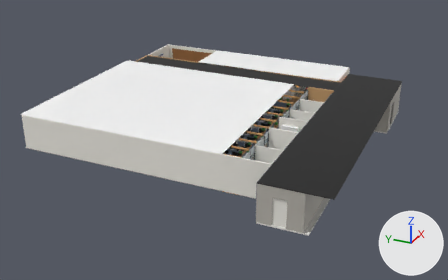
An edit to the glTF model client/public/floor_8f.glb, drawn before and after from the same camera.
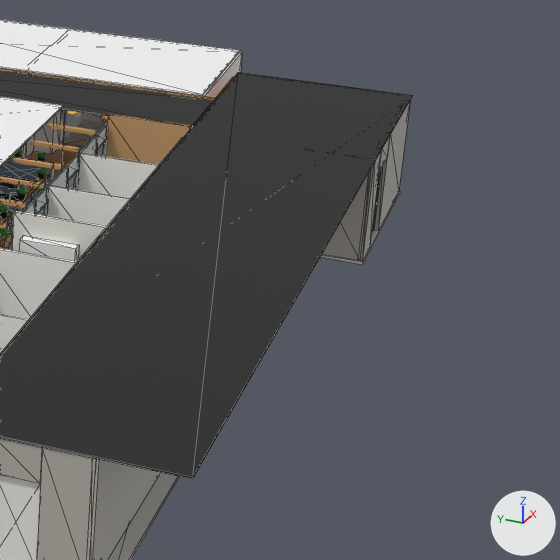
There are two pictures of each version: one whole from a camera (50 mm lens) standing at (-58.36, -21.77, 24.23) and looking at (-8.67, 0.59, -0.61), one close up on the part from 61% to 100% of the width and 18% to 80% of the height. Arrows for +X, +Y and +Z are at lower right; the lights stay in place. The first two pictures are the older version. The close-ups show mesh edges as thin lines. Where no turn or scale is listed for an object, it has been applied to the vertices.

In view in the first close-up: 'Ceiling_Black_Back', 'Ceiling_Hall_BlackGrid', 'Ceiling_Office', 'Ceiling_RestBar', 'Meeting_3_Side_Wall', 'Meeting_4_Side_Wall', 'Meeting_East_End_Wall', 'Passage_East_Wall', 'Passage_West_Wall', 'West_Corr_SouthWall_1', 'West_End_Wall_1', 'West_Ivory_EmergDoor' and 59 more.
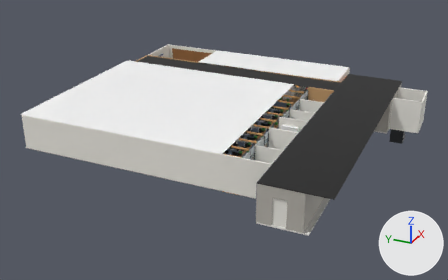
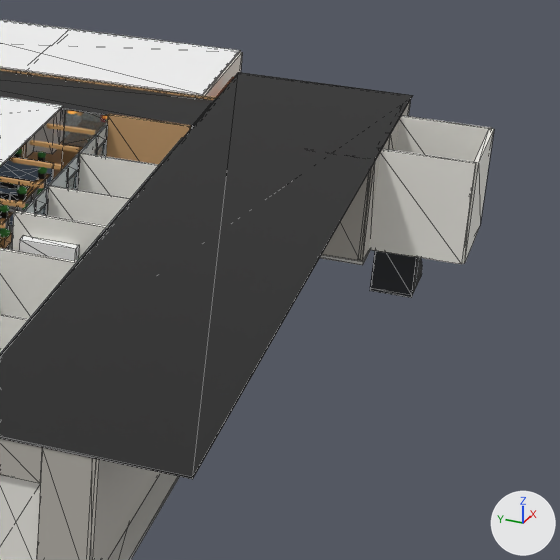
Patch to the scene script:
```diff
--- a/client/public/floor_8f.glb.py
+++ b/client/public/floor_8f.glb.py
@@ me_stair_8f_west_wall @@
+me_stair_8f_west_wall.from_pydata(...)  # a box spanning x -0.08..0.08, y -1.4..1.4, z -1.6..1.6
+me_stair_8f_west_wall.materials.append(mat_panel_ivory)  # white #efede6
@@ me_stair_8f_south_wall @@
+me_stair_8f_south_wall.from_pydata(...)  # a box spanning x -1.6..1.6, y -0.08..0.08, z -1.6..1.6
+me_stair_8f_south_wall.materials.append(mat_panel_ivory)  # white #efede6
@@ me_stair_8f_down_step_2 @@
+me_stair_8f_down_step_2.from_pydata(...)  # a box spanning x -0.09..0.09, y -0.63..0.63, z -0.78..0.78
+me_stair_8f_down_step_2.materials.append(mat_steel_brushed)  # light grey #b9bcc0
@@ me_stair_8f_down_step_1 @@
+me_stair_8f_down_step_1.from_pydata(...)  # a box spanning x -0.09..0.09, y -0.63..0.63, z -0.86..0.86
+me_stair_8f_down_step_1.materials.append(mat_charcoal_frame)  # black #26292e
@@ me_stair_8f_down_pit_floor @@
+me_stair_8f_down_pit_floor.from_pydata(...)  # a box spanning x -0.9..0.9, y -0.63..0.63, z -0.05..0.05
+me_stair_8f_down_pit_floor.materials.append(mat_charcoal_frame)  # black #26292e
@@ ob_stair_8f_west_wall @@
+ob_stair_8f_west_wall = bpy.data.objects.new('Stair_8F_West_Wall', me_stair_8f_west_wall)
+ob_stair_8f_west_wall.location = (-0.8, -14.9, 1.6)
@@ ob_stair_8f_south_wall @@
+ob_stair_8f_south_wall = bpy.data.objects.new('Stair_8F_South_Wall', me_stair_8f_south_wall)
+ob_stair_8f_south_wall.location = (0.8, -16.3, 1.6)
@@ ob_stair_8f_east_wall @@
+ob_stair_8f_east_wall = bpy.data.objects.new('Stair_8F_East_Wall', me_stair_8f_west_wall.copy())
+ob_stair_8f_east_wall.location = (2.4, -14.9, 1.6)
@@ ob_stair_8f_down_step_2 @@
+ob_stair_8f_down_step_2 = bpy.data.objects.new('Stair_8F_Down_Step_2', me_stair_8f_down_step_2)
+ob_stair_8f_down_step_2.location = (0.87, -14.19, -1.12)
@@ ob_stair_8f_down_step_1 @@
+ob_stair_8f_down_step_1 = bpy.data.objects.new('Stair_8F_Down_Step_1', me_stair_8f_down_step_1)
+ob_stair_8f_down_step_1.location = (0.69, -14.19, -1.03)
@@ ob_stair_8f_down_pit_floor @@
+ob_stair_8f_down_pit_floor = bpy.data.objects.new('Stair_8F_Down_Pit_Floor', me_stair_8f_down_pit_floor)
+ob_stair_8f_down_pit_floor.location = (1.5, -14.19, -1.95)
```

Boxes [x1, y1, x2, y2] around the edits, measured in the close-ups (560 x 560 px):
'Stair_8F_West_Wall', added
    after: [369, 149, 476, 264]
'Stair_8F_East_Wall', added
    after: [396, 115, 491, 162]
'Stair_8F_Down_Step_1', added (black)
    after: [370, 251, 417, 295]
'Stair_8F_South_Wall', added
    after: [462, 128, 494, 264]
'Stair_8F_Down_Pit_Floor', added
    after: [370, 276, 421, 298]
'Stair_8F_Down_Step_2', added
    after: [413, 257, 418, 291]
'Lobby_South_Wall_3', unchanged, covered by the edit
    before: [374, 102, 410, 231]
    after: [389, 102, 410, 150]
